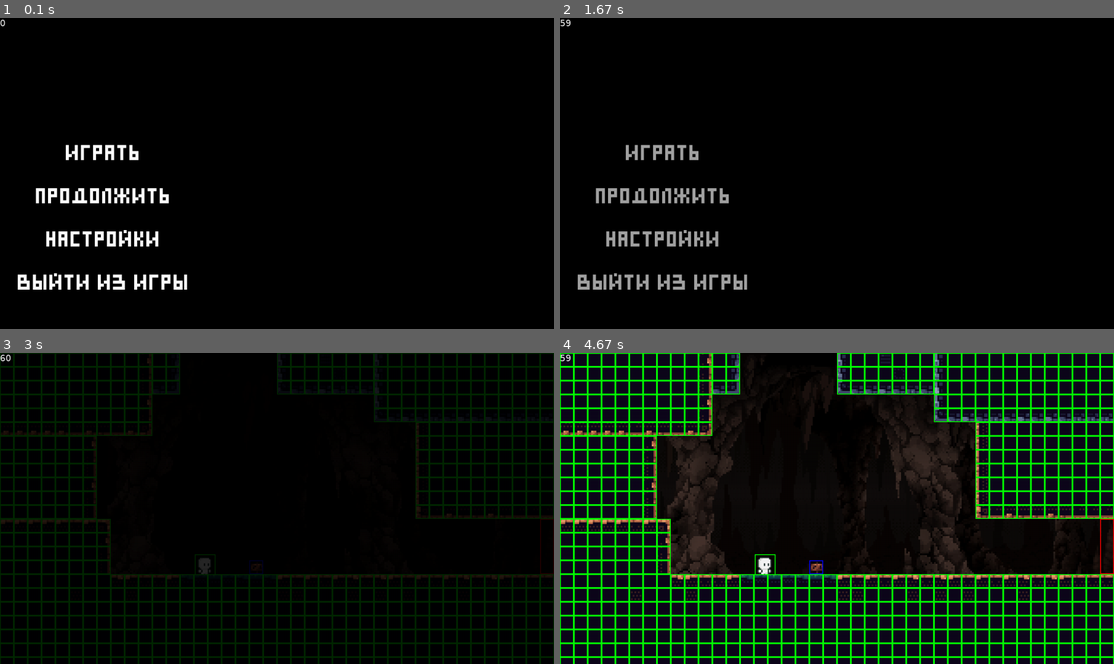
Above: before the commit, frames 1-4 (two rows, left to right).
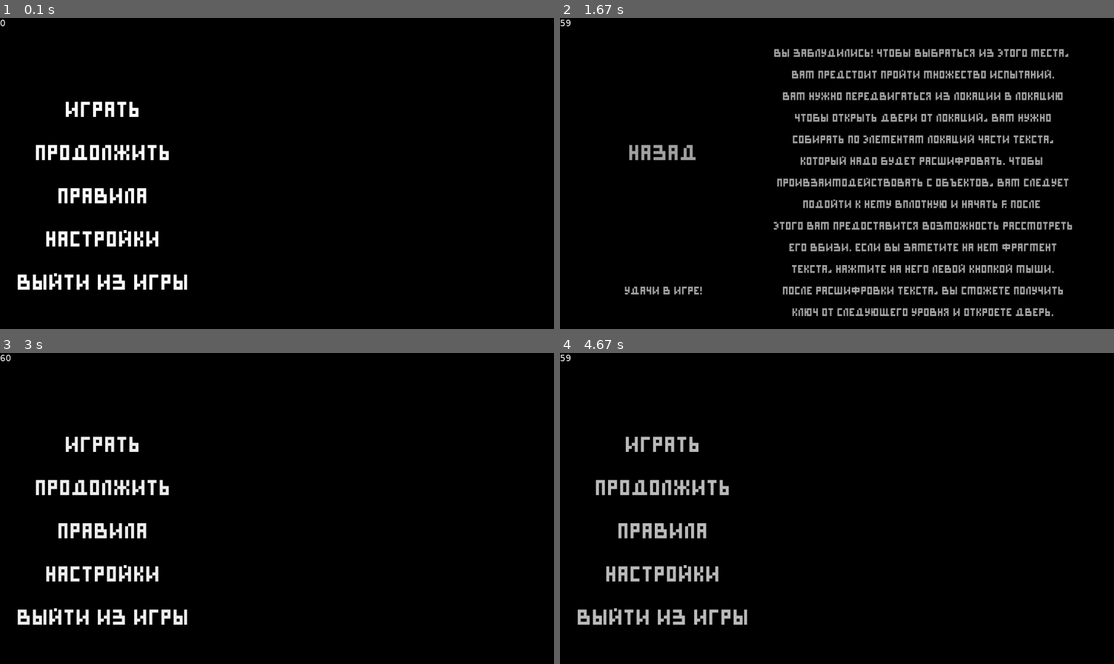
Above: after the commit, the same moments.

Repository: justxale/pygame-cyphered
Game: pygame game, started from main.py
Two runs of this game, one before a commit and one after it. Both use one fixed random seed, a clock stepped at 60 frames per second and the inputs below.
Inputs (mouse positions are in pixels of both pictures, inside the frame that each line leads up to):
- Up to frame 1 (0.1 s): no input
- Up to frame 2 (1.67 s): click (665, 195) at 0.38 s, where only the run after the commit has a clickable "Правила"; click (665, 151) at 0.72 s, where only the run after the commit has a clickable "Назад"; click (665, 151) at 1.05 s, where only the run after the commit has a clickable "Назад"
- Up to frame 3 (3 s): hold Right 2.33-2.8 s; click (105, 443) at 2.88 s, where only the run after the commit has a clickable "Играть"
- Up to frame 4 (4.67 s): click (665, 573) at 3.22 s, where only the run after the commit has a clickable "Настройки"; click (648, 508) at 3.55 s, where only the run after the commit has a clickable "-"; click (1075, 399) at 3.88 s, where only the run after the commit has a clickable "Назад"; click (665, 486) at 4.22 s, where only the run after the commit has a clickable "Продолжить"

The runs differ from the first frame. In frame 1, 1.9% of the frame differs, in the area x 6-31%, y 26-60%; in frame 2, 13%; in frame 3, 17%; in frame 4, 70%, in the area x 0-100%, y 0-100%.

Commit message:
настройки ходьбы и окно подсказок

Diff:
--- a/cyphered/scenes/play.py
+++ b/cyphered/scenes/play.py
@@ -9,6 +9,7 @@
 from ..services.save import Saver
 from ..services.sound import SoundMixer
 from ..ui.Text_displ import text_displ
+from ..services.settings import Settings
 
 
 class PlayScene(BaseScene):
@@ -22,6 +23,7 @@
 
         self.main_tileset = Tileset('tiles', 10, 15, mult=4)
         self.decorations = Tileset('decor', 3, 3, mult=4)
+        # self.objects = Tileset('objects', )
 
         self.floor_rects = []
         self.wall_rects = {
@@ -164,16 +166,22 @@
     def process_events(self, events):
         super().process_events(events)
         for event in events:
+            from .subscenes.furniture import Furniture
+            # self.open_subscene(Furniture(self, self.level_name, interaction_i))
             if event.type == pygame.KEYDOWN:
                 match event.key:
-                    case pygame.K_LEFT | pygame.K_a:
-                        if not self.is_paused:
+                    case pygame.K_LEFT:
+                        if not self.is_paused and Settings.move_keys == 'arrows':
                             self.player_group.update('keydown', move_x=2, k='left')
-                    case pygame.K_RIGHT | pygame.K_d:
-                        if not self.is_paused:
+                    case pygame.K_a:
+                        if not self.is_paused and Settings.move_keys == 'ad':
+                            self.player_group.update('keydown', move_x=2, k='left')
+                    case pygame.K_RIGHT:
+                        if not self.is_paused and Settings.move_keys == 'arrows':
                             self.player_group.update('keydown', move_x=2, k='right')
-                    case pygame.K_UP:
-                        self.player_group.update()
+                    case pygame.K_d:
+                        if not self.is_paused and Settings.move_keys == 'ad':
+                            self.player_group.update('keydown', move_x=2, k='right')
                     case pygame.K_ESCAPE:
                         if not self.is_paused:
                             self.open_subscene(PauseSubscene(self))
@@ -184,7 +192,7 @@
                             SoundMixer.unpause_music()
                             self.is_paused = False
                     case pygame.K_e:
-                        interaction_i = self.player.rect.collidelist(self.interact_rects)
+                        interaction_i = self.player.rect.collidelist(self.intera)
                         if interaction_i != -1:
                             if not self.is_paused:
                                 from .subscenes.signs import SignSubscene
@@ -193,6 +201,8 @@
                             elif self.subscene:
                                 self.subscene.destroy()
                                 self.is_paused = False
+                    # case pygame.K_f:
+                    #     interaction_f = self.player.rect.collidelist(self.)
                     case pygame.K_r:
                         self.generate_level()
                     case pygame.K_t:
--- /dev/null
+++ b/cyphered/scenes/search.py
@@ -0,0 +1,63 @@
+import pygame
+
+from .base import BaseScene
+from ..ui import Button
+from ..services.settings import Settings
+from cyphered.ui.Text_displ import text_displ
+from ..services.sound import SoundMixer
+
+
+class SearchScene(BaseScene):
+    def __init__(self):
+        BaseScene.__init__(self)
+
+        self.back_button = Button("Назад", step_x=-400, step_y=-50)
+        self.buttons = [self.back_button]
+
+        if not SoundMixer.music_loaded:
+            SoundMixer.play_music("redwood_colonnade")
+
+    def process_events(self, events):
+        for event in events:
+            if event.type == pygame.MOUSEBUTTONDOWN:
+                if event.button == 1:
+                    mouse_pos = pygame.mouse.get_pos()
+                    if self.back_button[2].collidepoint(mouse_pos):
+                        # self.switch_scene(LookAround())
+                        from .title import TitleScene
+                        self.fade_and_switch_scene(TitleScene())
+                        SoundMixer.switch_music('background_music')
+                        break
+
+    def render(self, screen):
+        for button in self.buttons:
+            pygame.draw.rect(screen, (0, 0, 0), button[2])
+            screen.blit(button[0], button[1])
+        text_displ("Вы заблудились! Чтобы выбраться из этого места, ",
+                   screen, step_x=200, step_y=-310, font_size=25)
+        text_displ("Вам предстоит пройти множество испытаний.",
+                   screen, step_x=200, step_y=-260, font_size=25)
+        text_displ("Вам нужно передвигаться из локации в локацию",
+                   screen, step_x=200, step_y=-210, font_size=25)
+        text_displ("Чтобы открыть двери от локаций, вам нужно",
+                   screen, step_x=200, step_y=-160, font_size=25)
+        text_displ("Собирать по элементам локаций части текста,",
+                   screen, step_x=200, step_y=-110, font_size=25)
+        text_displ("Который надо будет расшифровать. Чтобы ",
+                   screen, step_x=200, step_y=-60, font_size=25)
+        text_displ("Проивзаимодействовать с объектов, вам следует",
+                   screen, step_x=200, step_y=-10, font_size=25)
+        text_displ("Подойти к нему вплотную и начать F. После ",
+                   screen, step_x=200, step_y=40, font_size=25)
+        text_displ("этого Вам предоставится возможность рассмотреть",
+                   screen, step_x=200, step_y=90, font_size=25)
+        text_displ("Его вбизи. Если Вы заметите на нем фрагмент",
+                   screen, step_x=200, step_y=140, font_size=25)
+        text_displ("Текста, нажмите на него левой кнопкой мыши.",
+                   screen, step_x=200, step_y=190, font_size=25)
+        text_displ("После расшифровки текста, Вы сможете получить",
+                   screen, step_x=200, step_y=240, font_size=25)
+        text_displ("Ключ от следующего уровня и откроете дверь.",
+                   screen, step_x=200, step_y=290, font_size=25)
+        text_displ("Удачи в игре!",
+                   screen, step_x=-400, step_y=240, font_size=25)
--- /dev/null
+++ b/cyphered/scenes/subscenes/furniture.py
@@ -0,0 +1,19 @@
+import pygame
+from ...scenes.base import BaseSubscene
+from ...data.constants import SCREEN_SIZE
+from ...ui.Multiple_text_displ import multiple_text_discpl
+
+
+class Furniture(BaseSubscene):
+    def __init__(self, parent_scene, level_name, sign_number):
+        super().__init__(parent_scene)
+        self.i = sign_number
+        self.level_i = level_name
+
+    def render(self, screen: pygame.Surface):
+        super().render(screen)
+        s = pygame.Surface(SCREEN_SIZE)
+        s.set_alpha(128)
+        s.fill((0, 0, 0))
+        screen.blit(s, (0, 0))
+        # надо открыть картинку увеличенную, на нее еще надо добавить фрагмент текста
--- a/cyphered/scenes/title.py
+++ b/cyphered/scenes/title.py
@@ -6,18 +6,20 @@
 from ..services.save import Saver
 from ..ui import Button
 from ..services.sound import SoundMixer
-from .look_around import LookAround
+from .search import SearchScene
 
 
 class TitleScene(BaseScene):
     def __init__(self):
         BaseScene.__init__(self)
 
-        self.start_button = Button("Играть", step_x=-400, step_y=-50)
-        self.continue_button = Button("Продолжить", step_x=-400, step_y=50)
+        self.start_button = Button("Играть", step_x=-400, step_y=-150)
+        self.continue_button = Button("Продолжить", step_x=-400, step_y=-50)
+        self.search_button = Button("Правила", step_x=-400, step_y=50)
         self.settings_button = Button("Настройки", step_x=-400, step_y=150)
         self.quit_button = Button("Выйти из игры", step_x=-400, step_y=250)
-        self.buttons = [self.start_button, self.continue_button, self.settings_button, self.quit_button]
+        self.buttons = [self.start_button, self.continue_button, self.settings_button, self.quit_button,
+                        self.search_button]
 
         if not SoundMixer.music_loaded:
             SoundMixer.play_music("redwood_colonnade")
@@ -48,6 +50,9 @@
                         self.destroy()
                         break
 
+                    if self.search_button[2].collidepoint(mouse_pos):
+                        self.switch_scene(SearchScene())
+
     def render(self, screen):
         for button in self.buttons:
             pygame.draw.rect(screen, (0, 0, 0), button[2])
--- a/gamedata/settings.json
+++ b/gamedata/settings.json
@@ -1 +1 @@
-{"music_volume": 0.0, "sound_volume": 1.0, "jump_key": "w", "move_keys": "arrows"}
+{"music_volume": 0.4, "sound_volume": 1.0, "jump_key": "space", "move_keys": "arrows"}
